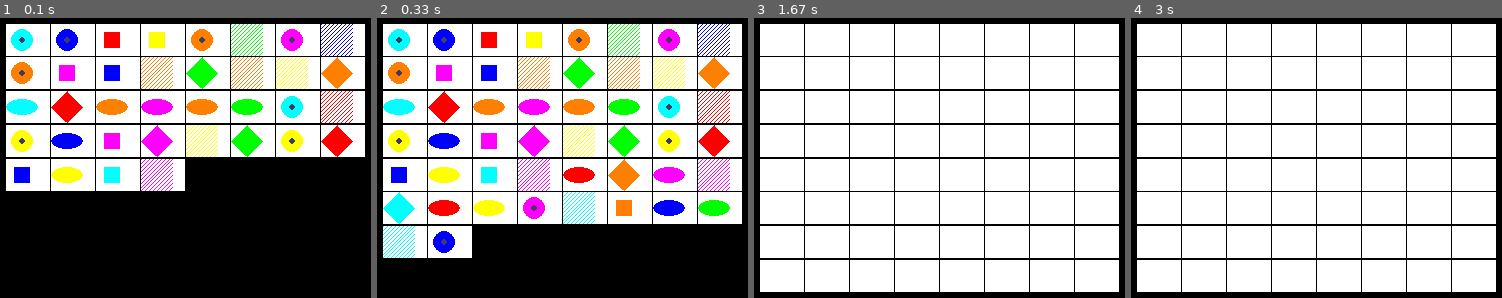
Above: before the commit, frames 1-4 (left to right).
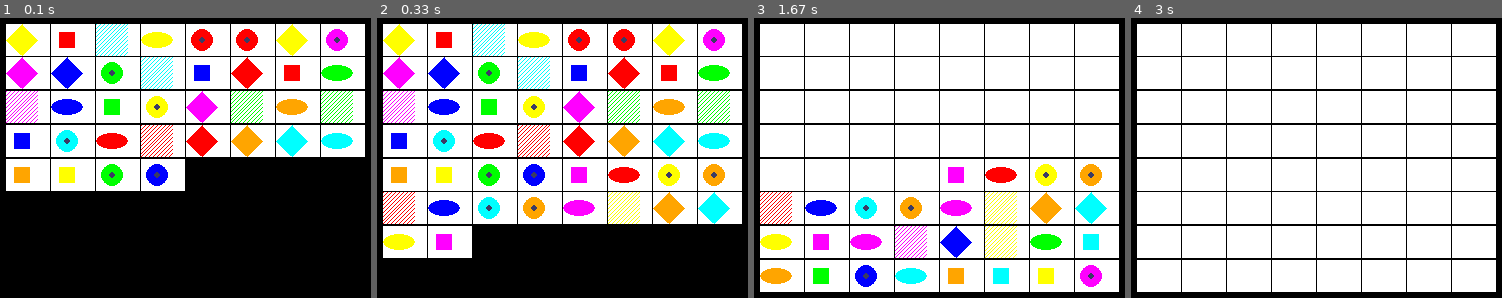
Above: after the commit, the same moments.

Repository: ferguslesley/HomeEd
Game: pygame game, started from Pygame/Memory Game.py
Same seed, same stepped clock (60 frames per second), same inputs: the game is played once before the commit and once after it.
Inputs:
- Up to frame 1 (0.1 s): no input
- Up to frame 2 (0.33 s): no input
- Up to frame 3 (1.67 s): no input
- Up to frame 4 (3 s): no input

The runs differ from the first frame. In frame 1, 16% of the frame differs, in the area x 1-96%, y 2-62%; in frame 2, 22%, in the area x 1-96%, y 2-86%; in frame 3, 9.4%; in frame 4, nothing differs.

Commit message:
Made program to work out the biggest, smallest and average from numbers you give it, also cleaned up code on memory game and changed orange colour

Diff:
--- /dev/null
+++ b/BigggestSmallest/BiggestAndSmallest.py
@@ -0,0 +1,45 @@
+'''
+Created on Apr 26, 2016
+
+@author: fergus
+'''
+
+DEBUG = False
+def Debug(text):
+    if DEBUG:
+        print (text)
+
+KeepEntering = True
+numbers = []
+print("Please enter at least 2 numbers, one at a time. To stop entering numbers, please type nothing and press enter")
+
+while KeepEntering == True:
+    #saves input as number_string
+    number_string = raw_input("> ")
+    Debug("got: " + number_string)
+    #checks if you want to stop entering numbers
+    if number_string == "":
+        KeepEntering = False
+    else:
+    #converts number_string in to a number
+        int_num = int(number_string)
+    #adds number_string to numbers list
+        numbers.append(int_num)
+        Debug(numbers.__repr__())
+
+
+
+'''
+if number1 > number2 and number1 > number3:
+    print number1, "is the biggest"
+elif number2 > number1 and number2 > number3:
+    print number2, "is the biggest"
+elif number3 > number1 and number3 > number2:
+    print number3, "is the biggest"
+'''
+
+numbers.sort()
+Debug(numbers.__repr__())
+print numbers[0], "is the smallest"
+print numbers[-1], "is the biggest"
+print float(sum(numbers)) / len(numbers), "is the average"
--- a/Pygame/Memory Game.py
+++ b/Pygame/Memory Game.py
@@ -5,6 +5,9 @@
 import time
 from random import random, shuffle
 
+##########################################################
+# Game constants
+
 SCREENW = 400
 SCREENH = 300
 
@@ -17,9 +20,9 @@
 CELLW = (SCREENW - MARGINX * 2) / COLS
 CELLH = (SCREENH - MARGINY * 2) / ROWS
 
-WHITE = (255, 255, 255)
-BLACK = (  0,   0,   0)
 #            R    G    B
+WHITE    = (255, 255, 255)
+BLACK    = (  0,   0,   0)
 GRAY     = (100, 100, 100)
 NAVYBLUE = ( 60,  60, 100)
 WHITE    = (255, 255, 255)
@@ -27,7 +30,7 @@
 GREEN    = (  0, 255,   0)
 BLUE     = (  0,   0, 255)
 YELLOW   = (255, 255,   0)
-ORANGE   = (255, 128,   0)
+ORANGE   = (255, 165,   0)
 PURPLE   = (255,   0, 255)
 CYAN     = (  0, 255, 255)
 
@@ -48,20 +51,18 @@
 
 #################################################
 # drawcell - draw the cell and fill it with a number
+#     row
+#     column
+#     content - tuple of: (shape, colour)
+
 def drawcell(row, column, content):
     # draw the cell
     rect = cellrect(row, column)
     pygame.draw.rect(DISPLAYSURF, WHITE, rect)
+
     # ... and fill it!
     shape = content[0]
     colour = content[1]
-    '''
-    cell_text = shape  #"{}".format(content)
-    textSurfaceObj = fontObj.render(cell_text, True, BLACK, colour)
-    textRectObj = textSurfaceObj.get_rect()
-    textRectObj.center = rect.center
-    DISPLAYSURF.blit(textSurfaceObj, textRectObj)
-    '''
     drawIcon(shape, colour, rect)
 
 
@@ -70,9 +71,7 @@
     # draw the cell
     rect = cellrect(row, column)
     pygame.draw.rect(DISPLAYSURF, WHITE, rect)
-    # ... and fill it!
-    shape = content[0]
-    colour = content[1]
+
 #################################################
 # cellrect - calculate the Rect for the cell
 
@@ -83,6 +82,7 @@
 
 #################################################
 # find_cell(x, y) - work out which grid cell the x and y is in
+# returns row, column
 
 def find_cell(x, y):
     column = (x - MARGINX) / CELLW
@@ -90,9 +90,12 @@
     return row, column
 
 #################################################
+# draws shapes
+#              shape - constants at beginning
+#              color - constants at beginning
+#              rect  - Rect of drawing area
+
 def drawIcon(shape, color, rect):
-    #quarter = int(BOXSIZE * 0.25) # syntactic sugar
-    #half =    int(BOXSIZE * 0.5)  # syntactic sugar
     quarterx = rect.width * 0.25
     quartery = rect.height * 0.25
     halfx = rect.width * 0.5
@@ -100,7 +103,6 @@
     half = int(min(halfx, halfy))
     quarter = int(min(quarterx, quartery))
 
-    #left, top = leftTopCoordsOfBox(boxx, boxy) # get pixel coords from board coords
     left = rect.left
     top = rect.top
 
@@ -125,17 +127,19 @@
 # build_grid - set up the grid data
 
 def build_grid(rows, cols):
-#build a list of all shape/colour combinations
+    # build a list of all shape/colour combinations
     shapecolours = []
     for shape in ALLSHAPES:
         for colour in ALLCOLOURS:
             shapecolours.append((shape, colour, False))
-    #get the right ammount of shapes in a random order
-    shuffle(shapecolours)
-    numshapes = int(ROWS * COLS / 2)
-    shapes = shapecolours[:numshapes] * 2
-    shuffle(shapes)
-    #build the grid
+
+    # get the right amount of shapes in a random order
+    shuffle(shapecolours) # one of each in random order
+    numshapes = int(ROWS * COLS / 2) # half of the shapes
+    shapes = shapecolours[:numshapes] * 2 # get doubled
+    shuffle(shapes) # and randomised again
+
+    # build the grid
     data = []
     for row in range(rows):
         new_row = []
@@ -176,7 +180,7 @@
     for column in range(COLS):
         drawcell(row, column, grid[row][column])
         pygame.display.update()
-time.sleep(0.05)
+time.sleep(1)
 for row in range(ROWS):
     for column in range(COLS):
         drawcellempty(row,column, grid[row][column])
@@ -204,14 +208,9 @@
                 elif oldrow == row and oldcol == column:
                     pass
 
-                # TODO: stop clicking same cell twice
-                # TODO: stop closing found cell!
                 # TODO: count clicks
                 # TODO: detect completed grid
                 elif firstclick:
-                    # hide previous
-                    # oldrow, oldcol = find_cell(oldx, oldy)
-                    # drawcellempty(oldrow,oldcol, grid[oldrow][oldcol])
                     # draw cell contents
                     drawcell(row, column, grid[row][column])
                     # and remember which cell
Not shown, added: BigggestSmallest/.project
Not shown, added: BigggestSmallest/.pydevproject
